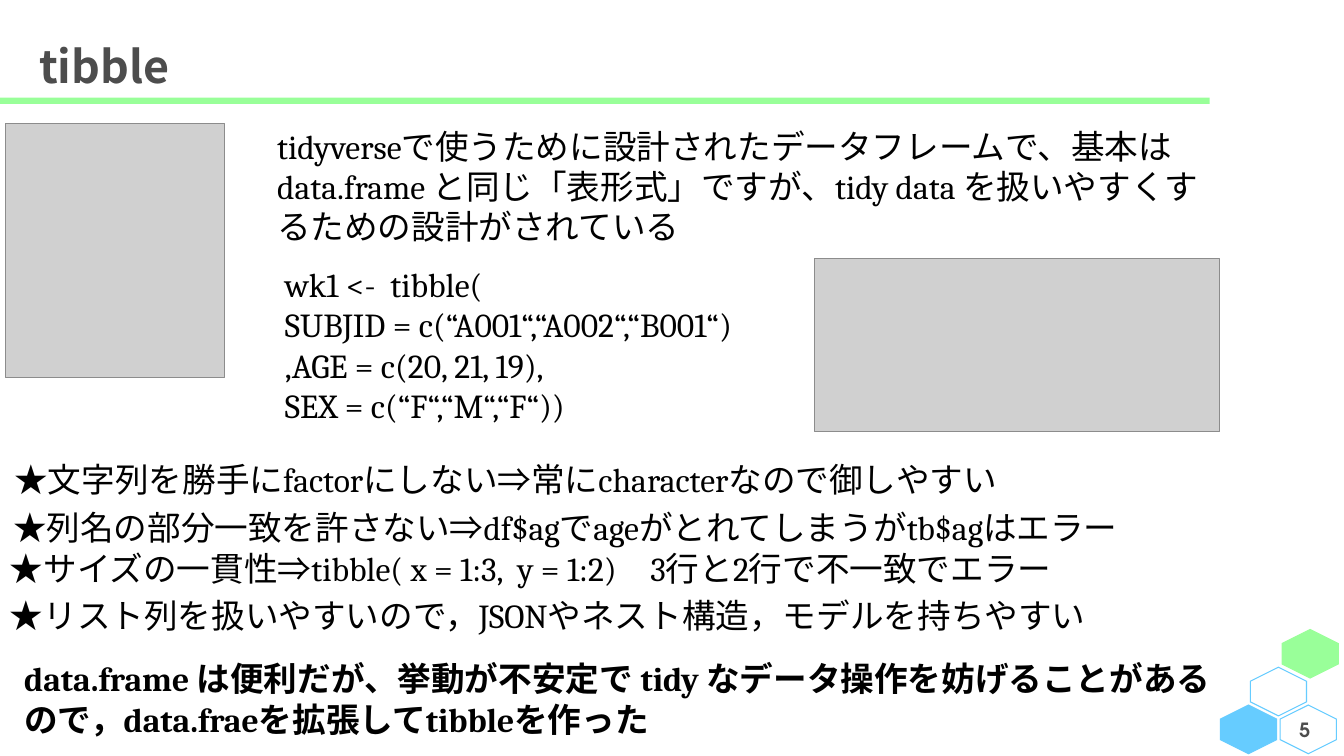
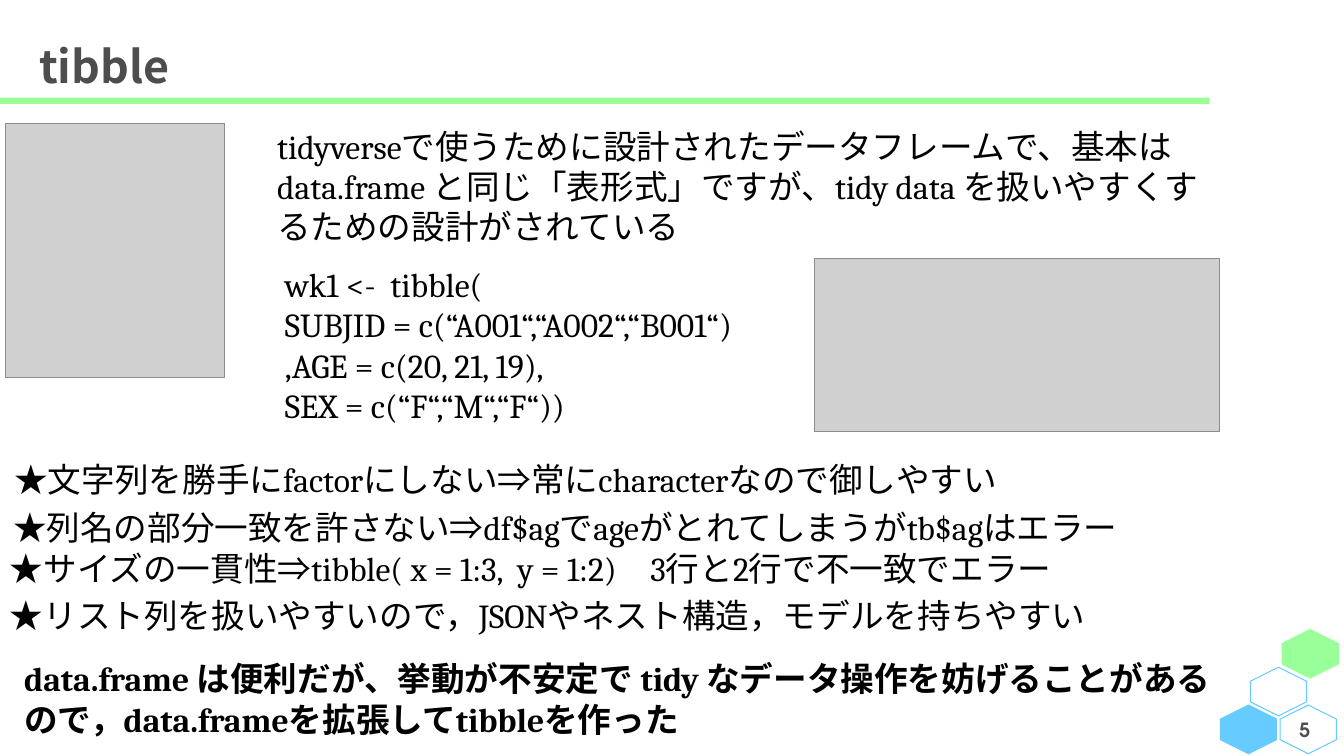
Before and after one commit to R-with-Pharma-Labo/Meetup_1, a slide deck: slide 5 of Materials/1550-1600_Morioka/tidyverse in 10 minutes.pptx. Drawn at 1344x756 pixels with LibreOffice and Linux fonts; fonts in the diff are those of the drawing; grey boxes stand for pictures; background and template pictures are left out. Boxes give left, top, right and bottom in pixels: in the first picture for what was removed or moved away, otherwise in the second. Text is boxed around its words. In the diff, an @@ line names an element or a change of style, - is before the commit and + after.

```diff
--- a/Materials/1550-1600_Morioka/tidyverse in 10 minutes.pptx
+++ b/Materials/1550-1600_Morioka/tidyverse in 10 minutes.pptx
@@ text at <box>24,703,678,737</box>: text changed @@
-ので，data.fraeを拡張してtibbleを作った
+ので，data.frameを拡張してtibbleを作った
```
Also in this commit, not shown: 1 other slide changed.
